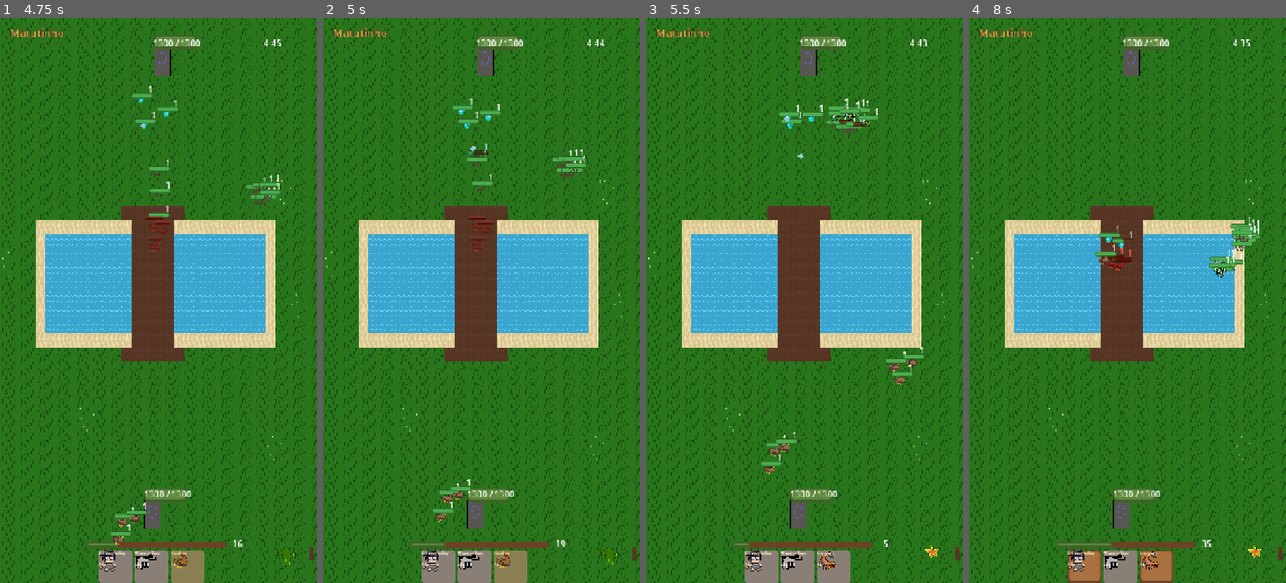
Above: before the commit, frames 1-4 (left to right).
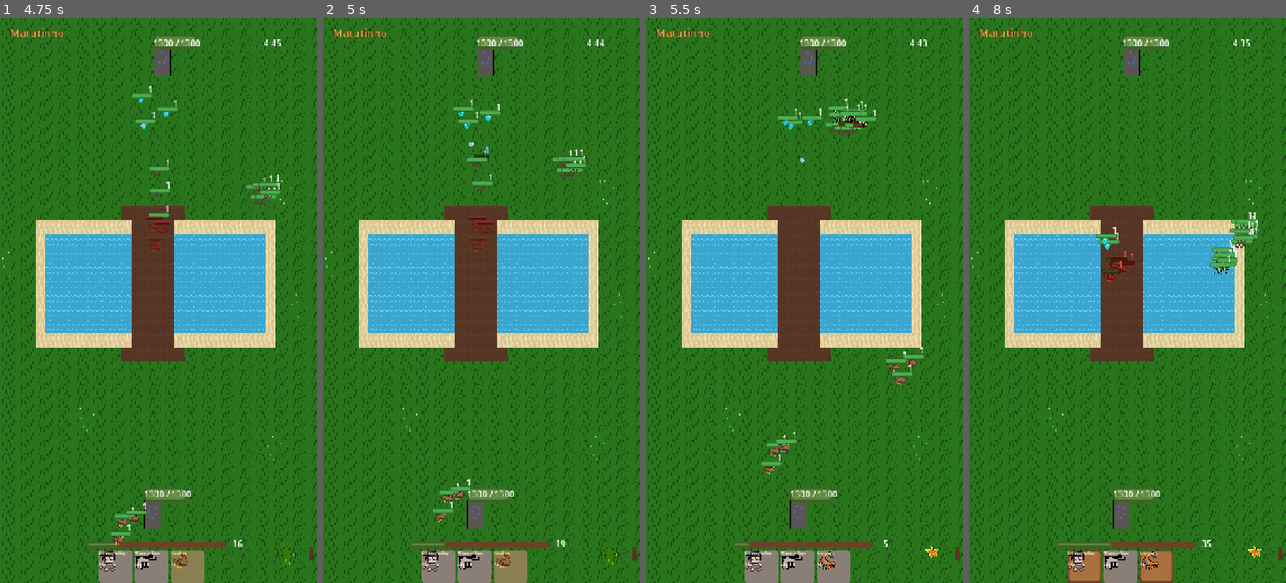
Above: after the commit, the same moments.

Repository: Generadevde/farmarena
Game: Godot game, scene res://ci/battle_test.tscn
Same seed, same stepped clock (60 frames per second), same inputs: the game is played once before the commit and once after it. This scene is started directly instead of the project's main scene. The engine's default icon, where the game draws it, is replaced by a stand-in: a white triangle on a blue panel in a dark square.
Inputs (mouse positions are in pixels of both pictures, inside the frame that each line leads up to):
- Up to frame 1 (4.75 s): tap Enter at 0.5 s; move the mouse to (228, 272) at 0.52 s; click (228, 272) at 0.67 s; tap Space at 1.25 s; drag from (95, 328) to (152, 515) at 1.27 s; click "Chicken" at 2 s; move the mouse to (190, 176) at 2.77 s; click (190, 176) at 2.92 s; click "Chicken" at 3.5 s; drag from (142, 413) to (158, 232) at 4.27 s
- Up to frame 2 (5 s): no input
- Up to frame 3 (5.5 s): move the mouse to (899, 385) at 5.02 s; click (899, 385) at 5.17 s
- Up to frame 4 (8 s): drag from (1032, 215) to (1127, 114) at 5.77 s; move the mouse to (1143, 300) at 6.52 s; click (1143, 300) at 6.67 s; drag from (1079, 159) to (1108, 294) at 7.27 s

Frame 1 is identical in both runs. In frame 2, 0.2% of the frame differs, in the area x 40-53%, y 14-27%; in frame 3, 0.7%; in frame 4, 1.1%, in the area x 39-92%, y 34-47%.

Commit message:
Congelar congela de verdade (não anda nem ataca, azul-gelo, 1s de imunidade depois); escolher nação ao criar/editar carta e base
Co-Authored-By: Claude Opus 5.5 <noreply@anthropic.com>
Claude-Session: https://claude.ai/code/session_01F2c9wwKpd4XWAaAeM55Dzi

Diff:
--- a/Scripts/UnitData.gd
+++ b/Scripts/UnitData.gd
@@ -153,6 +153,8 @@
 	## Reduz o dano causado pelo alvo por [Duration] segundos. [Strength] é
 	## um MULTIPLICADOR do dano normal (ex: 0.5 = causa metade do dano).
 	WEAKNESS,
+	## CONGELA o alvo por [Duration] segundos: não anda nem ataca (fica azul).
+	## (Texto antigo abaixo, de quando era só lentidão forte:)
 	## Deixa o alvo MUITO mais lento por [Duration] segundos -- funciona
 	## igual SLOW (mesmo mecanismo por baixo), só que pensado pra ser uma
 	## lentidão bem mais forte. [Strength] é o MULTIPLICADOR de velocidade
--- a/Scripts/unit_base.gd
+++ b/Scripts/unit_base.gd
@@ -1209,7 +1209,13 @@
 
 # cor "de repouso" atual, considerando os status contínuos ativos --
 # congelamento tem prioridade visual sobre veneno, já que imobiliza também
+var _frozen_until: float = -999.0
+const FREEZE_IMMUNITY = 1.0
+
+
 func _get_status_base_color() -> Color:
+	if _frozen_until > GameManager.game_time:
+		return Color(0.45, 0.75, 1.0)  # azul-gelo -- congelada
 	if _is_incapacitated():
 		return Color(0.75, 0.9, 1.0)  # esbranquiçado/pálido -- atordoada (STUN)
 	if speed_multiplier < 1.0:
@@ -1316,7 +1322,16 @@
 		UnitData.OnHitEffect.WEAKNESS:
 			apply_damage_multiplier(strength, duration)
 		UnitData.OnHitEffect.FREEZE:
-			apply_speed_multiplier(strength, duration)  # lentidão forte, não trava mais o ataque/movimento por completo
+			# congela DE VERDADE: não anda nem ataca pela duração (antes era só
+			# uma lentidão forte e a unidade continuava andando e batendo)
+			# já congelada não prolonga; e depois de descongelar fica
+			# FREEZE_IMMUNITY segundos sem poder ser congelada de novo -- senão
+			# quem congela rápido (Espírito de Neve) travava o alvo pra sempre
+			var now = GameManager.game_time
+			if now < _frozen_until or now < _frozen_until + FREEZE_IMMUNITY:
+				return
+			apply_incapacitate(duration)
+			_frozen_until = now + duration
 		UnitData.OnHitEffect.STUN:
 			apply_incapacitate(duration)
 		UnitData.OnHitEffect.ROOT:
--- a/Units/Data/homendegelo.tres
+++ b/Units/Data/homendegelo.tres
@@ -12,6 +12,6 @@
 attack_range = 15.0
 unit_scale = 1.6
 on_hit_effect = 3
-on_hit_effect_duration = 3.0
+on_hit_effect_duration = 2.0
 immune_to_effect = 3
 metadata/_custom_type_script = "uid://cxfinkhv1t4mj"
--- a/creator/creator_menu.gd
+++ b/creator/creator_menu.gd
@@ -645,7 +645,7 @@
 	var kind: String = f[2]
 	var opts: Array = f[3]
 	var value = obj.get(prop)
-	if value == null and kind != "text" and kind != "multiline" and kind != "scene":
+	if value == null and kind != "text" and kind != "multiline" and kind != "scene" and kind != "nation":
 		return  # propriedade não existe nesse tipo de recurso
 	var row = HBoxContainer.new()
 	row.add_theme_constant_override("separation", 8)
@@ -687,6 +687,17 @@
 		"enum":
 			row.add_child(_field_label(f[1]))
 			row.add_child(_option(opts, int(value), func(i): obj.set(prop, i)))
+		"nation":
+			# nação da carta/base -- "Coringa" = sem nação (só XP livre)
+			row.add_child(_field_label(f[1]))
+			var nations: Array = [null]
+			var nation_names: Array = ["Coringa (sem nação)"]
+			for n in NationDatabase.all_nations:
+				if n != null:
+					nations.append(n)
+					nation_names.append(n.nation_name)
+			var nsel = max(nations.find(value), 0)
+			row.add_child(_option(nation_names, nsel, func(i): obj.set(prop, nations[i])))
 		"scene":
 			# escolhe a unidade entre as cartas de unidade do jogo
 			row.add_child(_field_label(f[1]))
--- a/creator/custom_content.gd
+++ b/creator/custom_content.gd
@@ -40,6 +40,7 @@
 	["card_name", "Nome", "text", []],
 	["cost", "Custo (0 a 100, igual a barra de recurso)", "int", [5, 100, 5]],
 	["role", "Categoria", "enum", ROLE_NAMES],
+	["nation_data", "Nação", "nation", []],
 	["danger_level", "Perigo (pra IA)", "int", [1, 10, 1]],
 	["description", "Descrição", "multiline", []],
 ]
@@ -223,6 +224,7 @@
 	["base_hp", "Vida", "int", [100, 20000, 50]],
 	["base_type", "Função", "enum", ["Canhão", "Produção", "Cura", "Vida extra", "Espaço", "Aura"]],
 	["category", "Categoria", "enum", ["Ofensivo", "Defensivo", "Econômico"]],
+	["nation_data", "Nação", "nation", []],
 	["attack_damage", "Dano do canhão", "int", [0, 2000, 5]],
 	["attack_range", "Alcance do canhão", "float", [20.0, 600.0, 10.0]],
 	["attack_speed", "Tempo entre tiros (s)", "float", [0.1, 10.0, 0.1]],
@@ -415,7 +417,7 @@
 	var d = {}
 	for f in fields:
 		var v = obj.get(f[0])
-		if f[2] == "scene":
+		if f[2] == "scene" or f[2] == "nation":
 			v = "res:" + (v.resource_path if v is Resource else "")
 		d[f[0]] = v
 	return d
@@ -426,7 +428,7 @@
 		if !data.has(f[0]):
 			continue
 		var v = data[f[0]]
-		if f[2] == "scene":
+		if f[2] == "scene" or f[2] == "nation":
 			var path = String(v).trim_prefix("res:")
 			obj.set(f[0], load(path) if path != "" and ResourceLoader.exists(path) else null)
 		else:
